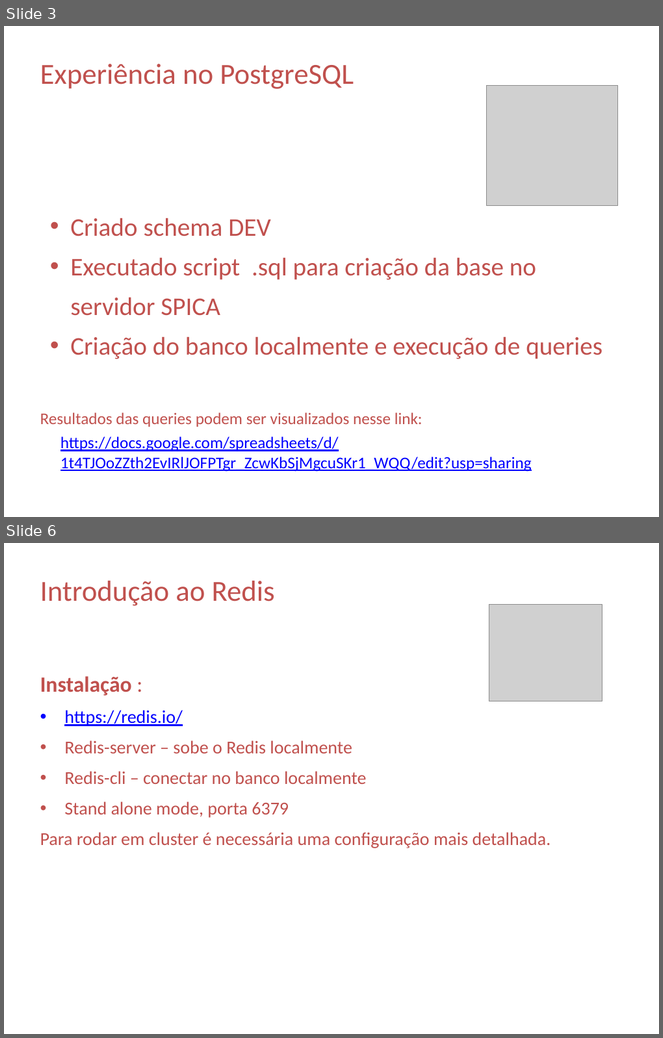
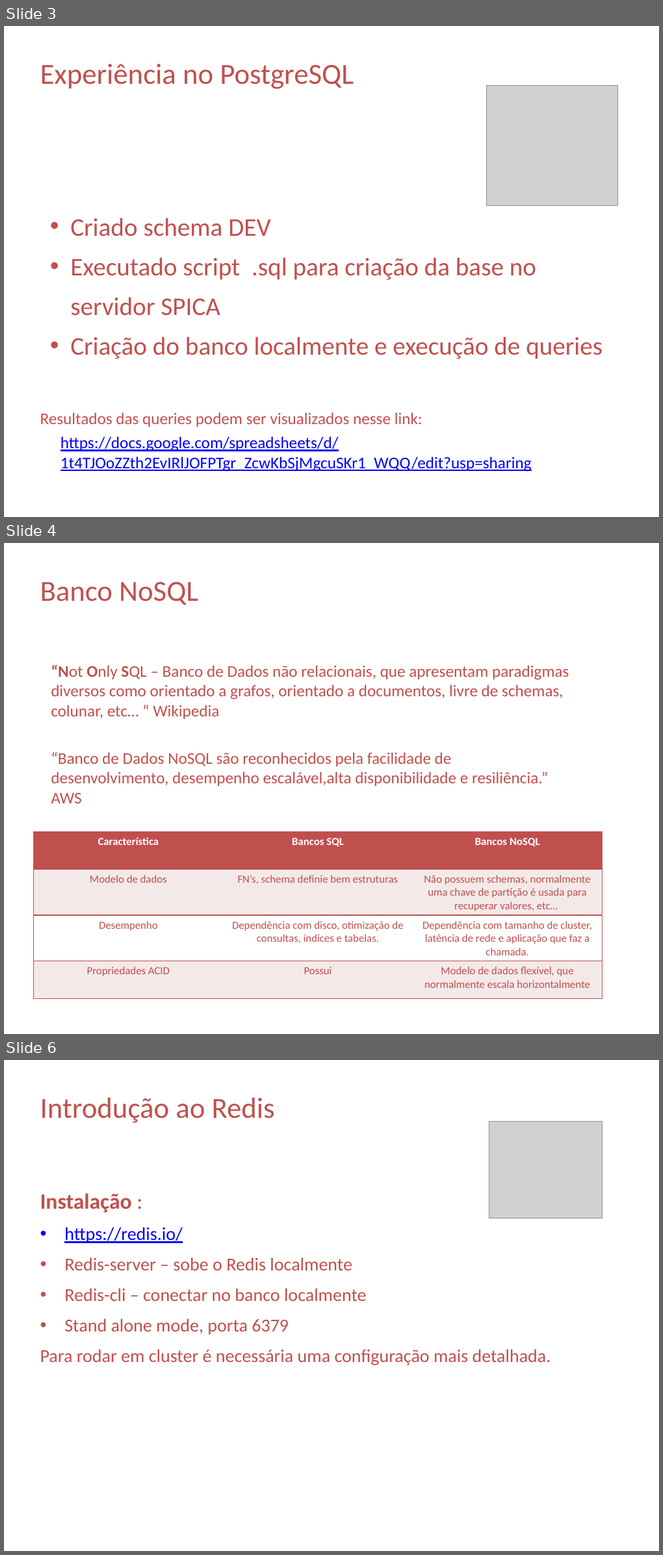
Before and after one commit to carolzamith/trabalhobd_mestrado, a slide deck: apresentaçãoBD.pptx. Shown one above the other, each under a label of ours: slides 3 and 6 before the commit, slides 3, 4 and 6 after it; the slides between them are not shown. The pictures are 663x1038 and 663x1555 pixels, drawn with LibreOffice and Linux fonts; fonts in the diff are those of the drawing; grey boxes stand for pictures. Boxes give left, top, right and bottom in pixels: in the first picture for what was removed or moved away, otherwise in the second. Text is boxed around its words. In the diff, an @@ line names an element or a change of style, - is before the commit and + after.

```diff
--- a/apresentaçãoBD.pptx
+++ b/apresentaçãoBD.pptx
@@ slide 4 added at (4, 543, 659, 1034), background #FFFFFF @@
@@ text added at (40, 582, 198, 605), 32 pt, text #C0504D @@
+Banco NoSQL
@@ text added at (51, 665, 569, 719), 18 pt, text #C0504D @@
+“Not Only SQL – Banco de Dados não relacionais, que apresentam paradigmas diversos como orientado a grafos, orientado a documentos, livre de schemas, colunar, etc… “ Wikipedia
@@ text added at (51, 752, 548, 804), 18 pt, text #C0504D @@
+“Banco de Dados NoSQL são reconhecidos pela facilidade de desenvolvimento, desempenho escalável,alta disponibilidade e resiliência.” AWS
@@ table added at (33, 832, 601, 999), 4 rows, 3 columns @@
+Característica | Bancos SQL | Bancos NoSQL
+Modelo de dados | FN’s, schema definie bem estruturas | Não possuem schemas, normalmente uma chave de partição é usada para recuperar valores, etc…
+Desempenho | Dependência com disco, otimização de consultas, índices e tabelas. | Dependência com tamanho de cluster, latência de rede e aplicação que faz a chamada.
+Propriedades ACID | Possui | Modelo de dados flexível, que normalmente escala horizontalmente
```
Also in this commit, not shown: 4 slides changed, 4 other slides added, 1 slide removed.
